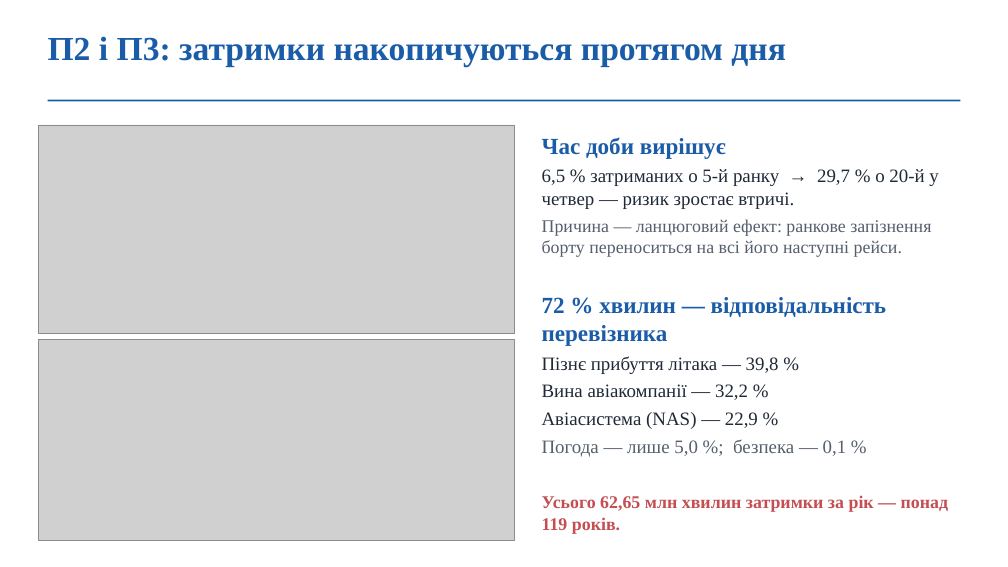
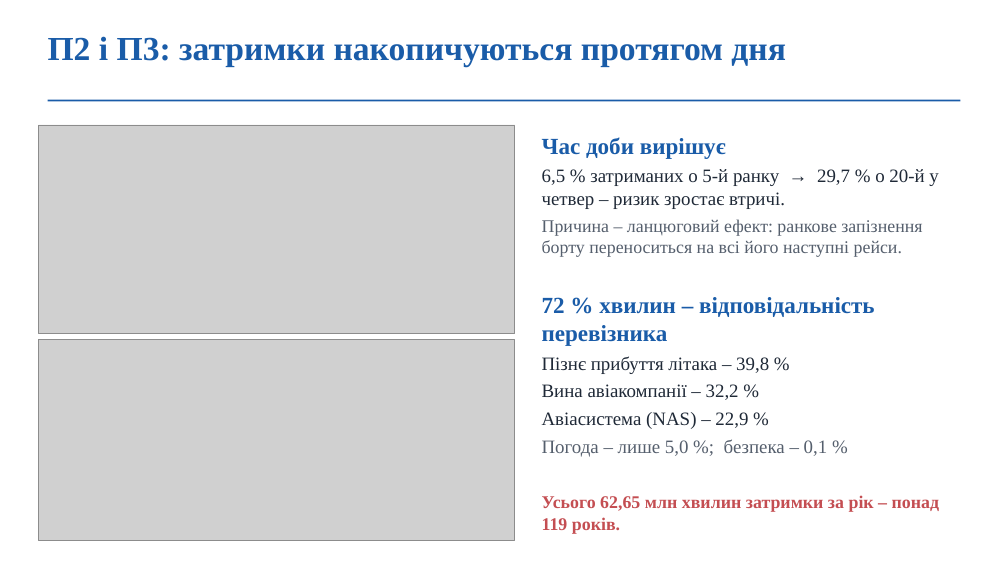
Before and after one commit to Peter-nik-bar/flight-delays-2015-analysis, a slide deck: slide 7 of docs/Презентація.pptx. Drawn at 1008x567 pixels with LibreOffice and Linux fonts; fonts in the diff are those of the drawing; grey boxes stand for pictures. Boxes give left, top, right and bottom in pixels: in the first picture for what was removed or moved away, otherwise in the second. Text is boxed around its words. In the diff, an @@ line names an element or a change of style, - is before the commit and + after.

```diff
--- a/docs/Презентація.pptx
+++ b/docs/Презентація.pptx
@@ text at (542,169,940,534): text changed @@
-6,5 % затриманих о 5-й ранку → 29,7 % о 20-й у четвер — ризик зростає втричі.
-Причина — ланцюговий ефект: ранкове запізнення борту переноситься на всі його наступні рейси.
-72 % хвилин — відповідальність перевізника
-Пізнє прибуття літака — 39,8 %
-Вина авіакомпанії — 32,2 %
-Авіасистема (NAS) — 22,9 %
-Погода — лише 5,0 %; безпека — 0,1 %
-Усього 62,65 млн хвилин затримки за рік — понад 119 років.
+6,5 % затриманих о 5-й ранку → 29,7 % о 20-й у четвер – ризик зростає втричі.
+Причина – ланцюговий ефект: ранкове запізнення борту переноситься на всі його наступні рейси.
+72 % хвилин – відповідальність перевізника
+Пізнє прибуття літака – 39,8 %
+Вина авіакомпанії – 32,2 %
+Авіасистема (NAS) – 22,9 %
+Погода – лише 5,0 %; безпека – 0,1 %
+Усього 62,65 млн хвилин затримки за рік – понад 119 років.
```
Also in this commit, not shown: 6 other slides changed, 6 other files.
